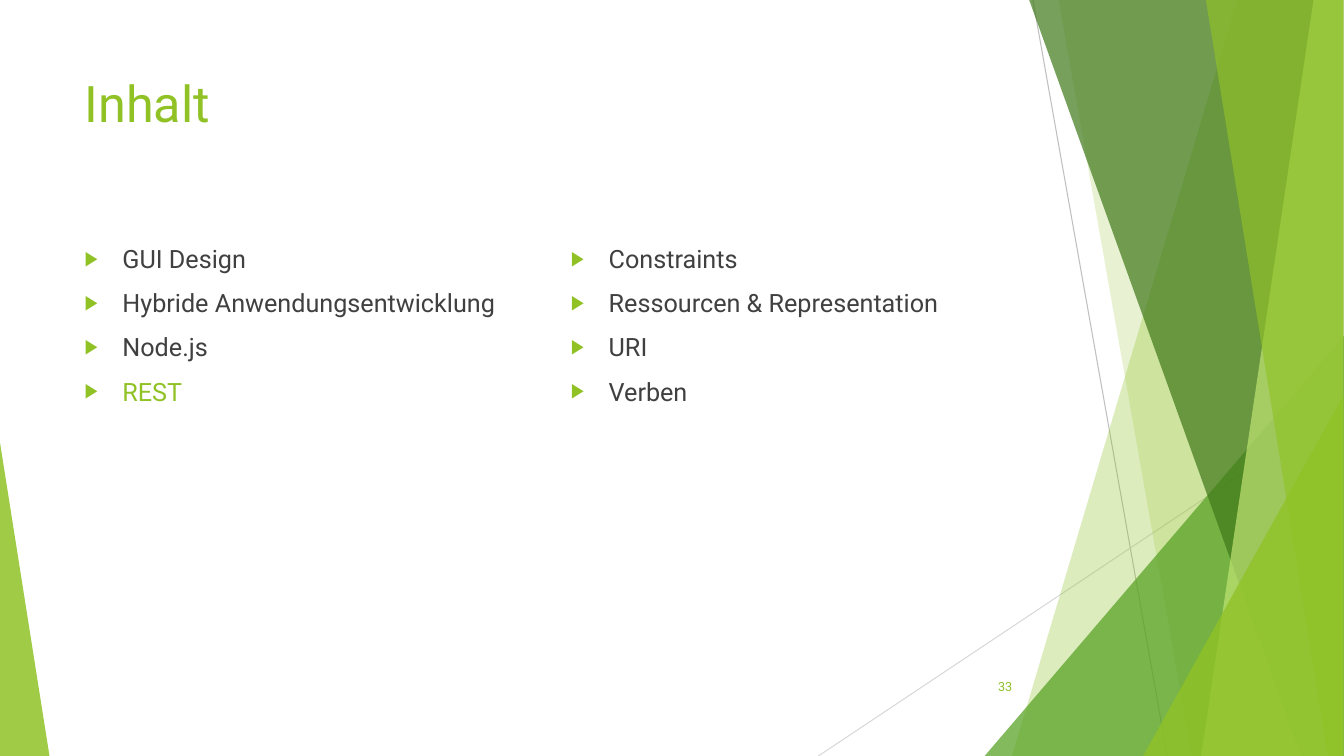
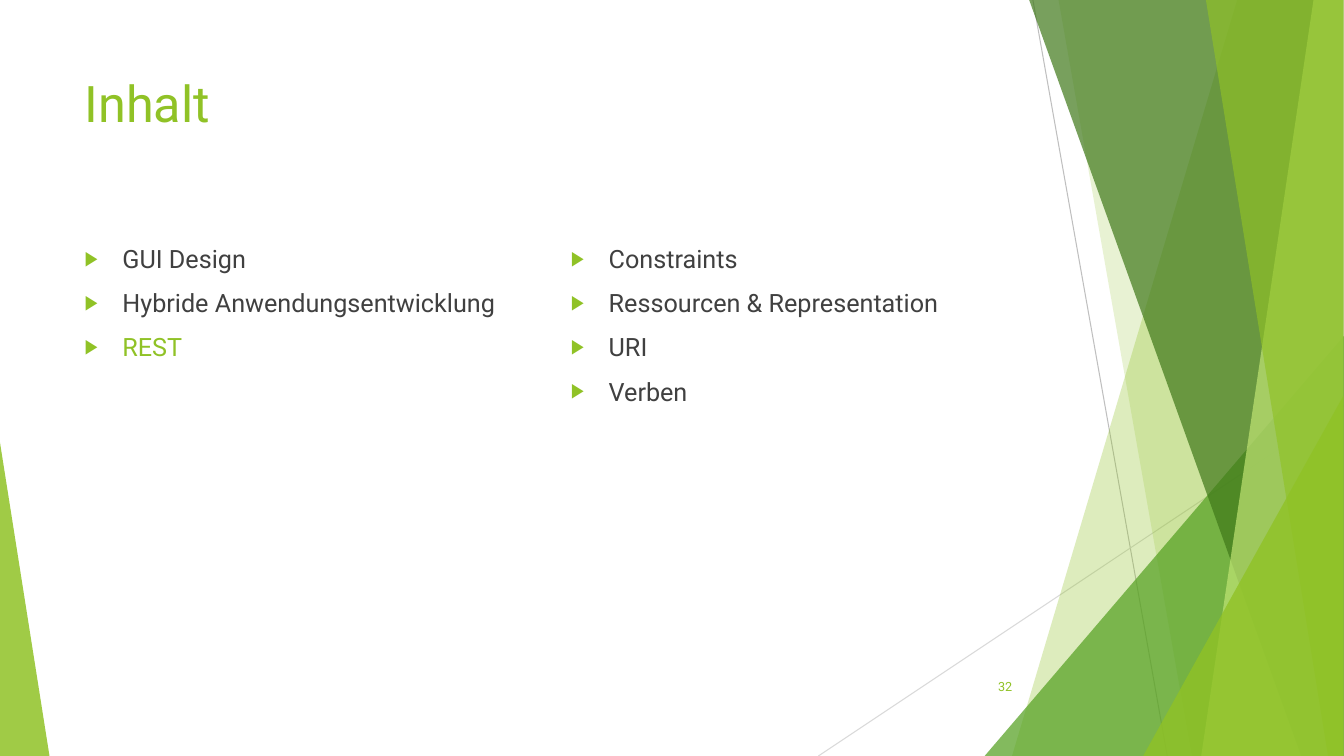
Before and after one commit to Ufo391/KSWE_DOKU, a slide deck: slide 32 of Vortrag/Mobile Anwendungsentwicklung.ppt (slide 33 before the commit). Drawn at 1344x756 pixels with LibreOffice and Linux fonts; fonts in the diff are those of the drawing. Boxes give left, top, right and bottom in pixels: in the first picture for what was removed or moved away, otherwise in the second. Text is boxed around its words. In the diff, an @@ line names an element or a change of style, - is before the commit and + after.

```diff
--- a/Vortrag/Mobile Anwendungsentwicklung.ppt
+++ b/Vortrag/Mobile Anwendungsentwicklung.ppt
@@ text at bbox=[122, 337, 208, 362]: paragraph removed @@
-▶ Node.js
@@ page number at bbox=[998, 682, 1012, 691]: text changed @@
-33
+32
```
Also in this commit, not shown: 9 other slides changed, 1 slide added, 2 slides removed, 1 other file.
